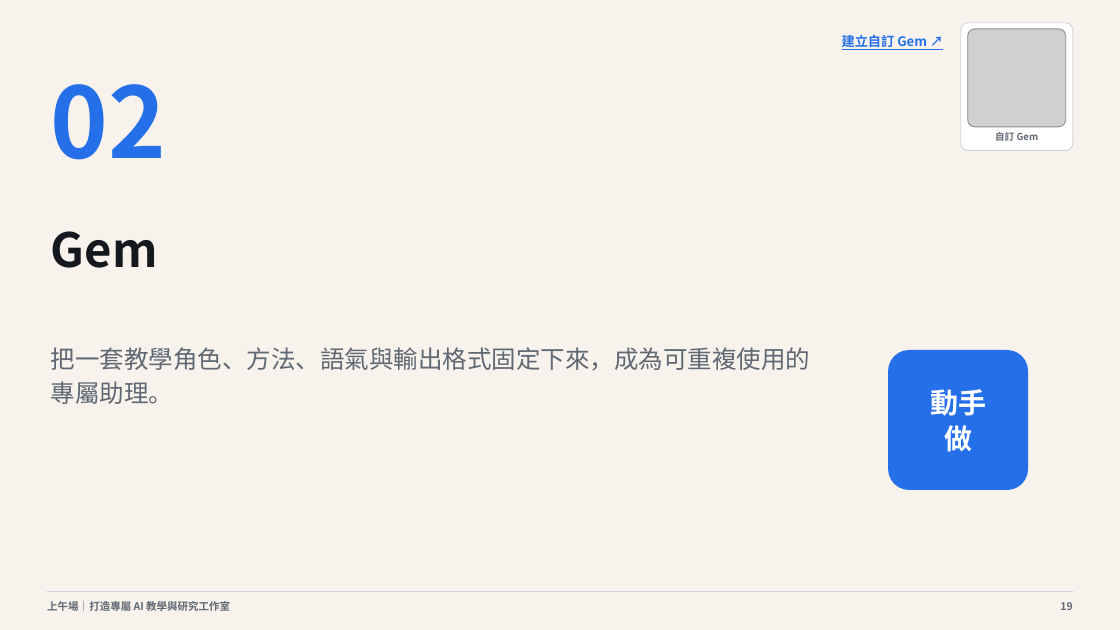
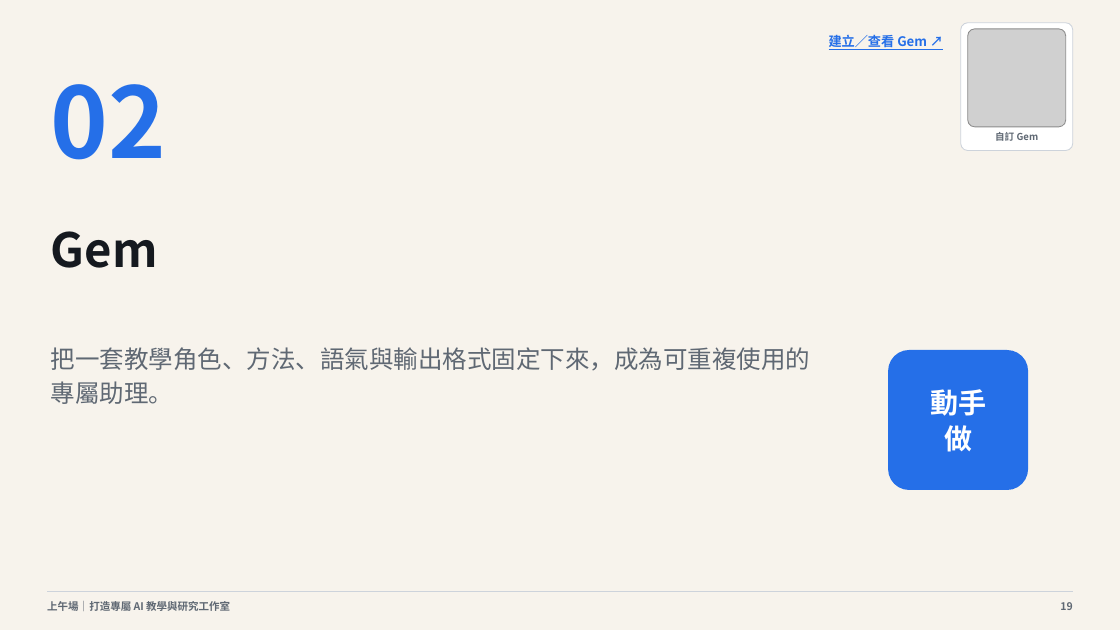
Before and after one commit to cagoooo/ncu-ai-agent-workshop-20260826, a slide deck: slide 19 of 01_簡報/上午場_打造專屬AI教學與研究工作室_20260826.pptx. Drawn at 1120x630 pixels with LibreOffice and Linux fonts; fonts in the diff are those of the drawing; grey boxes stand for pictures. Boxes give left, top, right and bottom in pixels: in the first picture for what was removed or moved away, otherwise in the second. Text is boxed around its words. In the diff, an @@ line names an element or a change of style, - is before the commit and + after.

```diff
--- a/01_簡報/上午場_打造專屬AI教學與研究工作室_20260826.pptx
+++ b/01_簡報/上午場_打造專屬AI教學與研究工作室_20260826.pptx
@@ text at (829,34,927,50): text changed @@
-建立自訂 Gem ↗
+建立／查看 Gem ↗
```
Also in this commit, not shown: 16 other slides changed, 8 other files.
